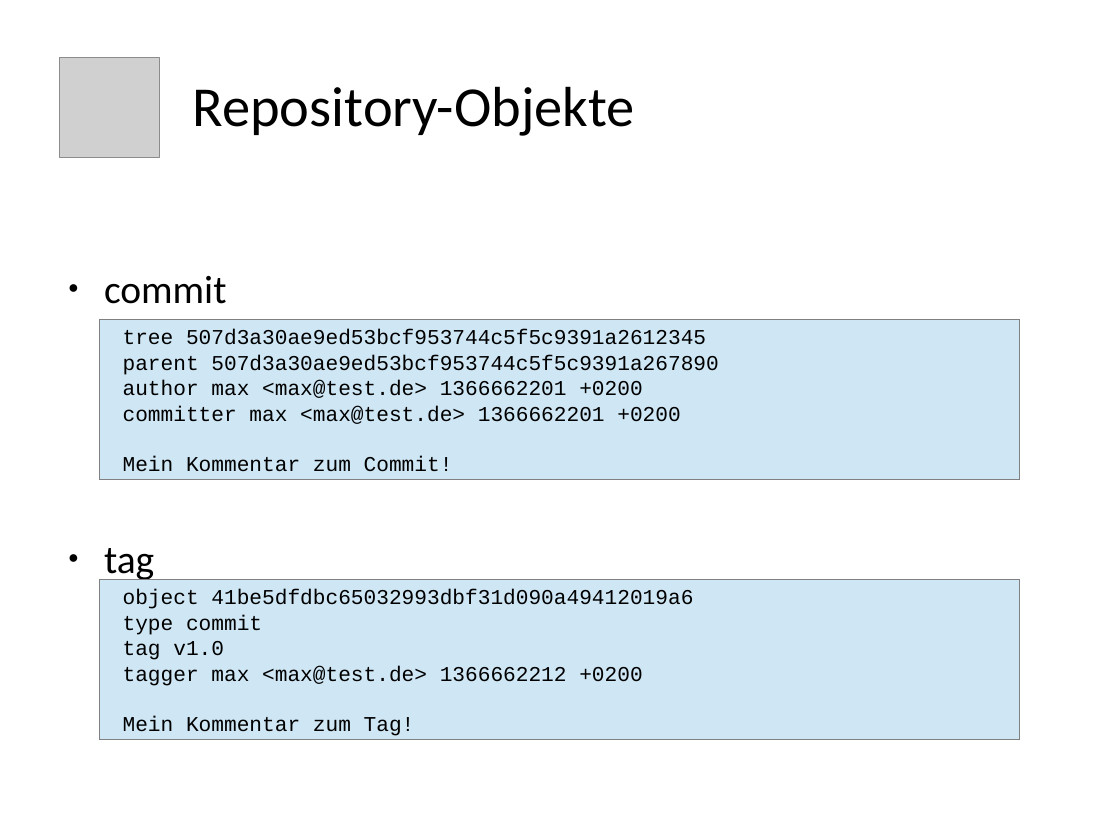
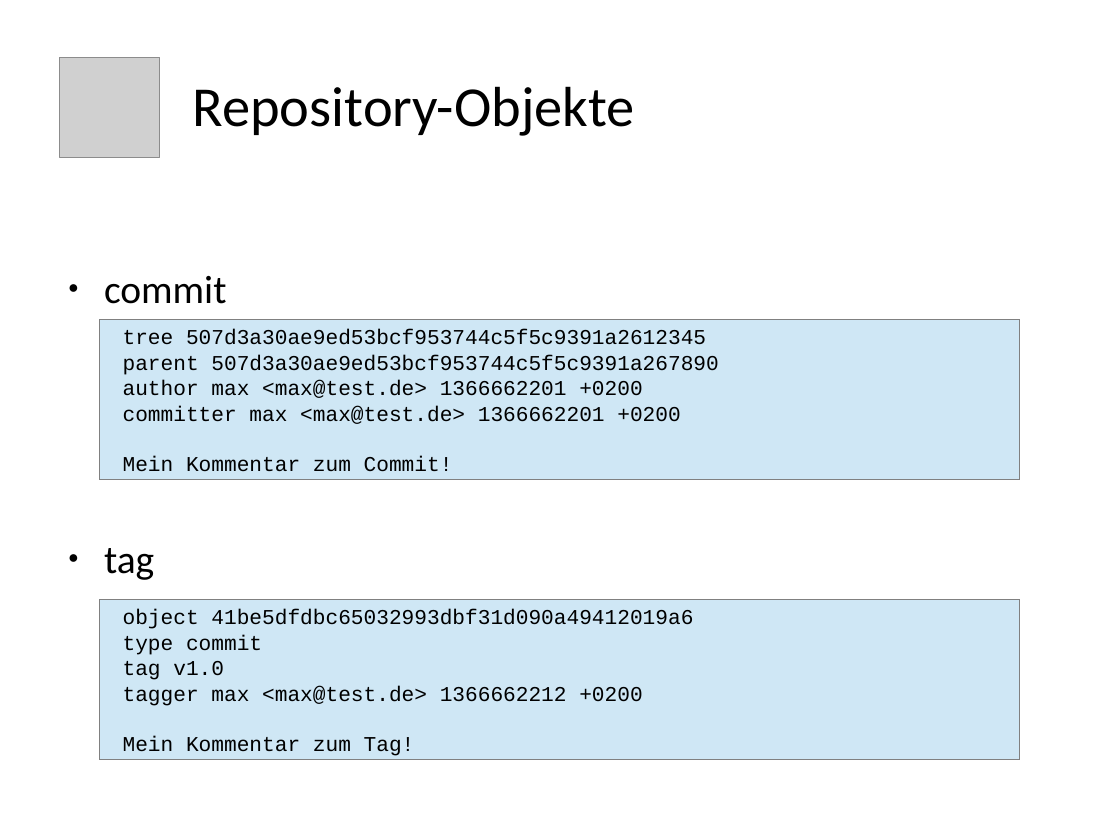
Before and after one commit to ukconet/testrepoB, a slide deck: slide 10 of git.odp (slide 8 before the commit). Drawn at 1120x840 pixels with LibreOffice and Linux fonts; fonts in the diff are those of the drawing; grey boxes stand for pictures. Boxes give left, top, right and bottom in pixels: in the first picture for what was removed or moved away, otherwise in the second. Text is boxed around its words. In the diff, an @@ line names an element or a change of style, - is before the commit and + after.

```diff
--- a/git.odp
+++ b/git.odp
@@ rectangle "object 41be5dfdbc65032993dbf31d090a49412019a6": place and size @@
-rectangle "object 41be5dfdbc65032993dbf31d090a49412019a6" at <box>100,580,1020,740</box>
+rectangle "object 41be5dfdbc65032993dbf31d090a49412019a6" at <box>100,601,1020,760</box>
```
Also in this commit, not shown: 1 other slide changed, 2 slides added.
